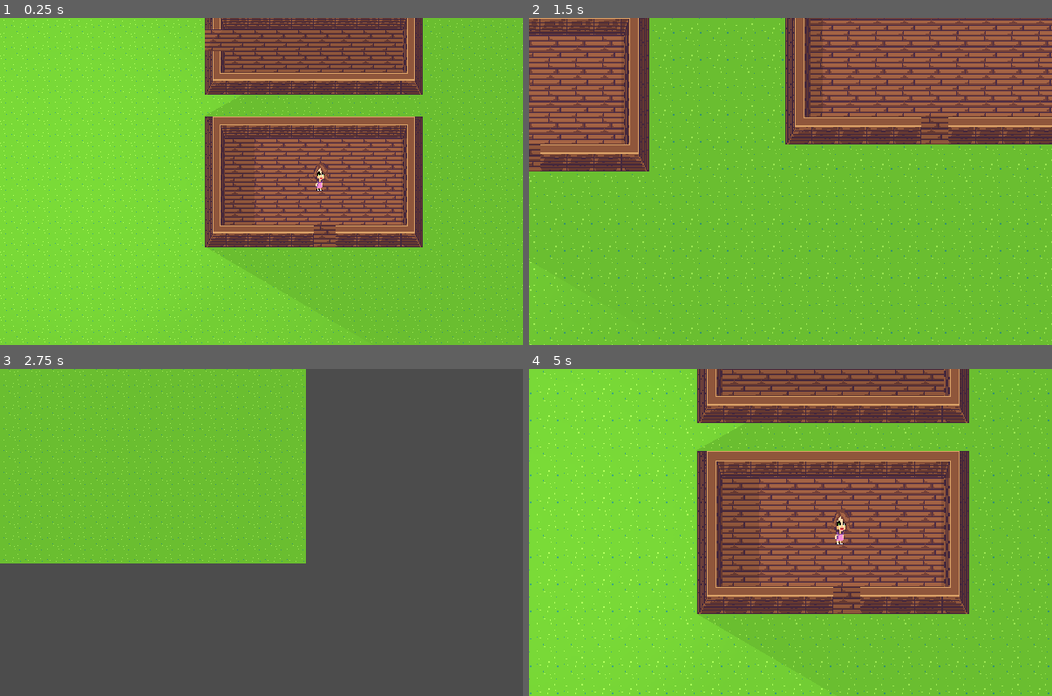
Above: before the commit, frames 1-4 (two rows, left to right).
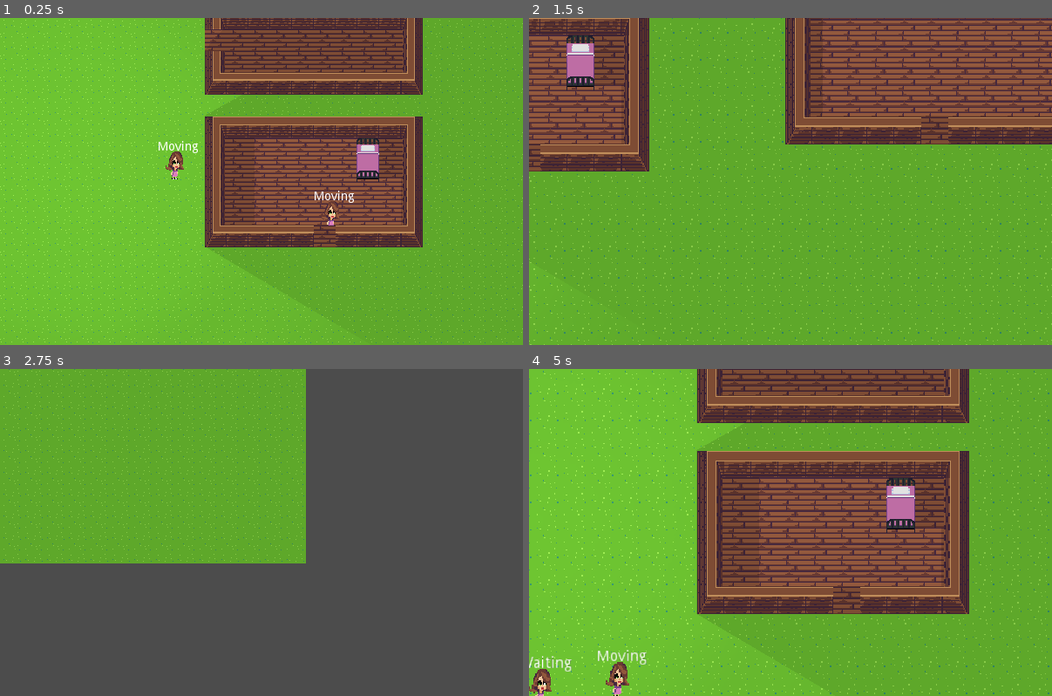
Above: after the commit, the same moments.

Repository: LucasCyka/The-Killer
Game: Godot game, scene res://scenes/prototype.tscn
The game is run twice, just before and just after one commit, with the same random seed, the same clock (stepped at 60 frames per second) and the same inputs.
Inputs (mouse positions are in pixels of both pictures, inside the frame that each line leads up to):
- Up to frame 1 (0.25 s): no input
- Up to frame 2 (1.5 s): move the mouse to (905, 165) at 0.52 s; hold Right (Right) 0.53-1.28 s; tap Mouse wheel down (ZoomIn) at 0.6 s; move the mouse to (685, 197) at 1.27 s; hold S (Down) from 1.28 s (still down); tap Mouse wheel up (ZoomOut) at 1.35 s
- Up to frame 3 (2.75 s): move the mouse to (313, 460) at 2.02 s; release S (Down) at 2.03 s; hold Right (Right) from 2.03 s (still down); tap Mouse wheel down (ZoomIn) at 2.1 s
- Up to frame 4 (5 s): move the mouse to (764, 597) at 2.77 s; release Right (Right) at 2.78 s; hold Up (Up) 2.78-3.53 s; tap Mouse wheel up (ZoomOut) at 2.85, 4.35 s; move the mouse to (947, 581) at 3.52 s; hold Left (Left) from 3.53 s (still down); tap Mouse wheel down (ZoomIn) at 3.6 s; move the mouse to (633, 483) at 4.27 s

The runs differ from the first frame. In frame 1, 3.4% of the frame differs, in the area x 0-100%, y 0-100%; in frame 2, 3.6%; in frame 3, 0.6%; in frame 4, 4.5%, in the area x 0-99%, y 0-100%.

Commit message:
Started to code the structure of the AI

Diff:
--- a/scenes/Teenager.tscn
+++ b/scenes/Teenager.tscn
@@ -1,8 +1,11 @@
-[gd_scene load_steps=6 format=2]
+[gd_scene load_steps=9 format=2]
 
 [ext_resource path="res://scripts/TeenageAI.gd" type="Script" id=1]
-[ext_resource path="res://sprites/prototype/characters/male.png" type="Texture" id=2]
-[ext_resource path="res://sprites/prototype/characters/female.png" type="Texture" id=3]
+[ext_resource path="res://sprites/prototype/characters/female_iteration1_side.png" type="Texture" id=2]
+[ext_resource path="res://scripts/states/AIFSM.gd" type="Script" id=3]
+[ext_resource path="res://scripts/states/ai/Idle.gd" type="Script" id=4]
+[ext_resource path="res://scripts/states/ai/Moving.gd" type="Script" id=5]
+[ext_resource path="res://scripts/states/ai/Wait.gd" type="Script" id=6]
 
 [sub_resource type="CircleShape2D" id=1]
 
@@ -13,7 +16,7 @@
 "name": "MaleNormal",
 "speed": 5.0
 }, {
-"frames": [ ExtResource( 3 ) ],
+"frames": [ ExtResource( 2 ) ],
 "loop": true,
 "name": "FemaleNormal",
 "speed": 5.0
@@ -31,4 +34,21 @@
 frames = SubResource( 2 )
 animation = "MaleNormal"
 
+[node name="DebugState" type="Label" parent="KinematicTeenager"]
+margin_left = -20.4689
+margin_top = -27.9031
+margin_right = 22.5311
+margin_bottom = -13.9031
+text = "_STATE"
+
 [node name="States" type="Node" parent="."]
+script = ExtResource( 3 )
+
+[node name="Idle" type="Node" parent="States"]
+script = ExtResource( 4 )
+
+[node name="Moving" type="Node" parent="States"]
+script = ExtResource( 5 )
+
+[node name="Waiting" type="Node" parent="States"]
+script = ExtResource( 6 )
--- a/scenes/prototype.tscn
+++ b/scenes/prototype.tscn
@@ -6,24 +6,28 @@
 [ext_resource path="res://resources/tilesets/wooden_buildings.tres" type="TileSet" id=4]
 [ext_resource path="res://sprites/misc/light.png" type="Texture" id=5]
 [ext_resource path="res://sprites/misc/light2.png" type="Texture" id=6]
-[ext_resource path="res://sprites/prototype/characters/female_iteration1_side.png" type="Texture" id=7]
+[ext_resource path="res://sprites/world_objects/female_bed_iteration1.png" type="Texture" id=7]
+[ext_resource path="res://sprites/prototype/characters/female.png" type="Texture" id=8]
+
+[sub_resource type="OccluderPolygon2D" id=1]
+polygon = PoolVector2Array( -12.6293, 19.7543, 13.0657, 20.9222, 12.7286, -25.3127, -12.148, -24.4971 )
 
 [node name="Main" type="Node2D"]
 
 [node name="PlayerController" parent="." instance=ExtResource( 1 )]
 
-[node name="AI" type="Node" parent="."]
-editor/display_folded = true
+[node name="AI" type="YSort" parent="."]
 
 [node name="Teenager" parent="AI" instance=ExtResource( 2 )]
-visible = false
 position = Vector2( 550.838, 166.863 )
 
 [node name="Teenager2" parent="AI" instance=ExtResource( 2 )]
-visible = false
-position = Vector2( 744.82, 262.627 )
+position = Vector2( 731.385, 233.663 )
+id = 1
+speed = 50
 
 [node name="Tiles" type="Node" parent="."]
+editor/display_folded = true
 
 [node name="Floor" type="TileMap" parent="Tiles"]
 z_index = -2
@@ -44,7 +48,7 @@
 editor/display_folded = true
 
 [node name="Sun" type="Light2D" parent="Lights'Shadows"]
-position = Vector2( 443.158, 197.559 )
+position = Vector2( 444.158, 197.559 )
 texture = ExtResource( 5 )
 energy = 0.4
 shadow_enabled = true
@@ -64,9 +68,22 @@
 shadow_enabled = true
 
 [node name="CanvasModulate" type="CanvasModulate" parent="Lights'Shadows"]
-visible = false
 color = Color( 0.882353, 0.882353, 0.882353, 1 )
 
+[node name="Sprite3" type="Sprite" parent="."]
+editor/display_folded = true
+position = Vector2( 762.205, 175.558 )
+texture = ExtResource( 7 )
+
+[node name="LightOccluder2D" type="LightOccluder2D" parent="Sprite3"]
+occluder = SubResource( 1 )
+
+[node name="Sprite" type="Sprite" parent="."]
+visible = false
+position = Vector2( 430.775, 344.157 )
+texture = ExtResource( 8 )
+
 [node name="Sprite2" type="Sprite" parent="."]
-position = Vector2( 706.742, 194.802 )
-texture = ExtResource( 7 )
+visible = false
+position = Vector2( 563.016, 364.141 )
+texture = ExtResource( 8 )
--- /dev/null
+++ b/scripts/FSM.gd
@@ -0,0 +1,30 @@
+extends Node
+
+"""
+	Base class for finite state machines.
+	It change, update and initialize states.
+"""
+
+var current_state = null
+
+#if the state has a location where it should be performed.
+#each state deals with it in a different way
+var state_position = Vector2(0,0)
+
+#for how much longer the npc should reamin on this state? (in seconds)
+var state_time = 10
+
+func init():
+	current_state.init(state_position,state_time)
+
+#update the state process function
+func _physics_process(delta):
+	if current_state == null:
+		return
+
+	current_state.update(delta)
+
+#change to a new state
+func change(state):
+	current_state = state
+	self.init()
--- a/scripts/TeenageAI.gd
+++ b/scripts/TeenageAI.gd
@@ -4,8 +4,69 @@
 	Controls the teenager AI.
 """
 
+#AI Routine according to his ID
+#notice that this routine can be blocken any time of the AI is lured
+#or the state machine decides so.
+var routines = {
+	0:{"state":['Moving','Waiting'],"pos":[Vector2(430,344),Vector2(563,364)],"time":[10,10]},
+
+	1:{"state":['Moving','Moving'],"pos":[Vector2(490,341),Vector2(448,65)],"time":[10,10]}
+}
+
+var current_routine = 0
 #animations for wich teenager
 var animations = {}
 
 export var gender = 0
 export var id = 0
+export var speed = 70
+
+#world nodes
+onready var state_machine = $States
+onready var kinematic_teenager = $KinematicTeenager
+
+#initialize
+func _ready():
+	#start this npc routine
+	init_routine()
+
+func _process(delta):
+	#updates the debug label
+	$KinematicTeenager/DebugState.text = state_machine.get_current_state()
+
+#init the routine for the first time
+func init_routine():
+	state_machine.execute_routine(routines[id]["state"][current_routine],
+	routines[id]["pos"][current_routine],
+	routines[id]["time"][current_routine])
+
+#go to the next routine, if it's available. If not, then, restart it over.
+func next_routine():
+	if routines[id]["state"].size() == 0:
+		print("There are not routines programmed for this teenager.")
+		print("He'll remain on 'idle state' until something happens")
+		return
+	elif routines[id]["state"].size()-1 == current_routine:
+		#restart the routine again
+		current_routine = 0
+	else:
+		#execute next routine
+		current_routine += 1
+
+	state_machine.execute_routine(routines[id]["state"][current_routine],
+	routines[id]["pos"][current_routine],
+	routines[id]["time"][current_routine])
+
+#move to a given position.
+#returns true if the player arrived at the destination.
+func walk(to):
+	#TODO: use an A* algorithm
+	var dir = to - kinematic_teenager.global_position
+	dir = dir.normalized()
+	kinematic_teenager.move_and_slide(dir * speed)
+
+
+	if kinematic_teenager.global_position.distance_to(to) < 4:
+		return true
+	else:
+		 return false
--- /dev/null
+++ b/scripts/states/AIFSM.gd
@@ -0,0 +1,61 @@
+extends "res://scripts/FSM.gd"
+
+"""
+	The Finite state machine for each AI (teenager).
+"""
+
+#certain states deactivate routines
+var _on_routine = false
+
+#teenager base node
+onready var teenager = get_parent()
+
+#initialize state machine
+func _ready():
+	var states = {
+		$Idle:$Idle.name,
+		$Moving:$Moving.name,
+		$Waiting: $Waiting.name
+	}
+
+	for state in states:
+		if not state.is_connected("finished",self,"finish_state"):
+			state.connect("finished",self,"finish_state")
+
+	current_state = $Idle
+	init()
+
+func get_current_state():
+	return current_state.name
+
+#execute a state from the player's routine
+func execute_routine(state,position,time):
+	state_position = position
+	state_time = time
+	_on_routine = true
+	change(get_node(state))
+	#state information
+
+#if is following a routine, tell the player base AI that this step is over
+#otherwise, just follow to the next
+func finish_state():
+	if _on_routine == true:
+		_on_routine = false
+		teenager.next_routine()
+	else:
+		#external events will prevent this teenager from executing
+		#routine state.
+		pass
+
+
+#forces the AI to start a new routine
+func force_new_routine():
+	pass
+
+#force a new state change. Generally used by traps or the player.
+func force_state(state):
+	pass
+
+#detect transitions between states
+func state_transitions():
+	pass
--- /dev/null
+++ b/scripts/states/ai/Idle.gd
@@ -0,0 +1,16 @@
+extends Node
+
+"""
+	Teenager Idle state
+"""
+
+signal finished
+
+func init(state_position,state_time):
+	pass
+
+func update(delta):
+	pass
+
+func exit():
+	emit_signal("finished")
--- /dev/null
+++ b/scripts/states/ai/Moving.gd
@@ -0,0 +1,27 @@
+extends Node
+
+"""
+	Teenager Moving state
+"""
+
+signal finished
+
+var teenager = null
+var position = null
+
+func init(state_position,state_time):
+	teenager = get_parent().get_parent()
+	position = state_position
+
+func update(delta):
+	if teenager == null:
+		return
+
+	#walk to that location
+	if teenager.walk(position):
+		exit()
+
+func exit():
+	teenager = null
+	position = null
+	emit_signal("finished")
--- /dev/null
+++ b/scripts/states/ai/Wait.gd
@@ -0,0 +1,17 @@
+extends Node
+
+"""
+	Teenager waiting state
+"""
+
+signal finished
+
+func init(state_position,state_time):
+	print("wait here ")
+	pass
+
+func update(delta):
+	pass
+
+func exit():
+	emit_signal("finished")
Binary file added: documentation/AI diagram.png
Not shown: 1 places in scenes/prototype.tscn that only renumber resources
Binary file changed: sprites/mockups/walls.ase
Binary file added: sprites/world_objects/female_bed_iteration1.png
Not shown, added: sprites/world_objects/female_bed_iteration1.png.import
Binary file added: sprites/world_objects/male_bed_iteration1.png
Not shown, added: sprites/world_objects/male_bed_iteration1.png.import
